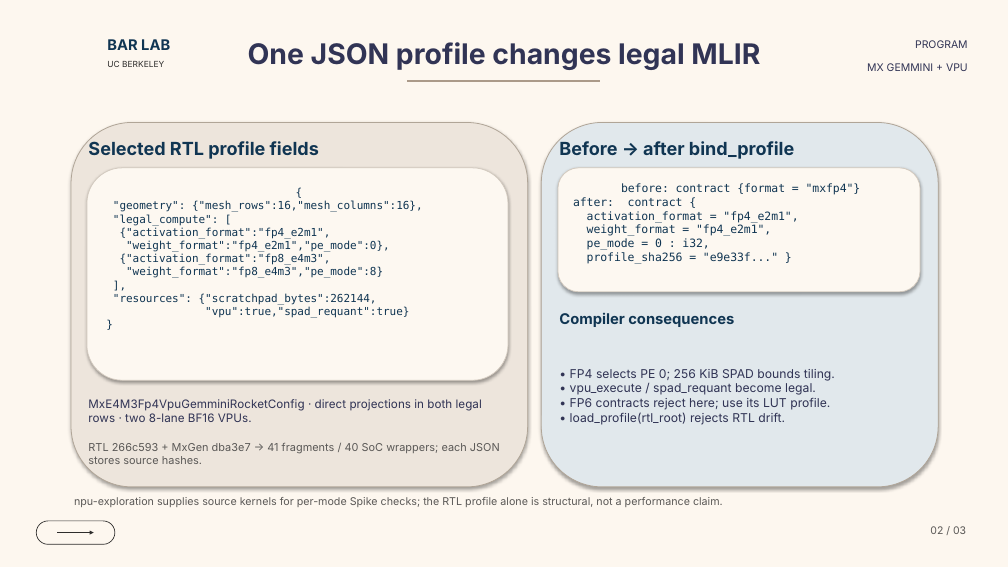
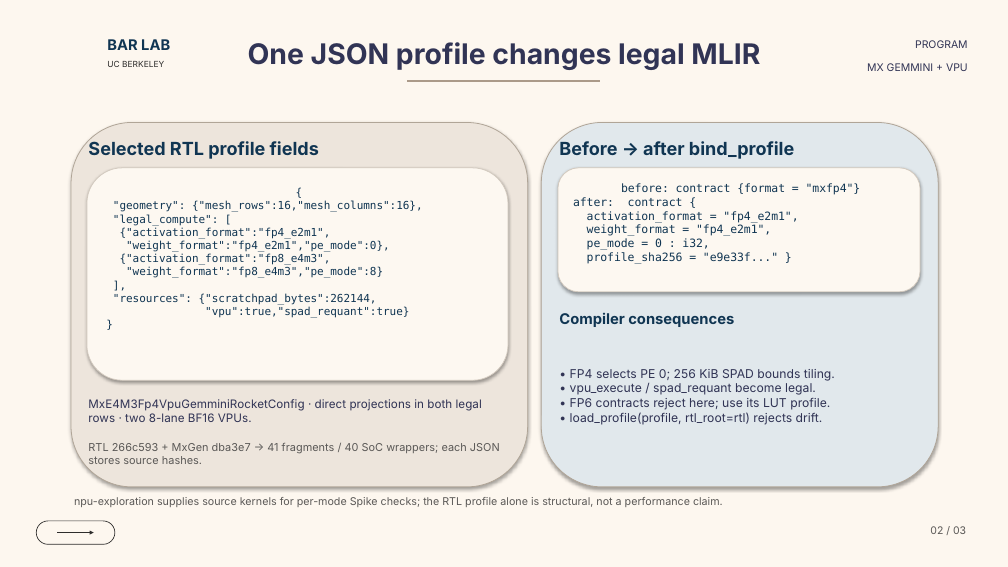
Before and after one commit to ucb-bar/mx-gemmini-mlir, a slide deck: slide 2 of docs/presentations/mx_gemmini_dialect_overview.pptx. Drawn at 1008x567 pixels with LibreOffice and Linux fonts; fonts in the diff are those of the drawing; background and template pictures are left out. Boxes give left, top, right and bottom in pixels: in the first picture for what was removed or moved away, otherwise in the second. Text is boxed around its words. In the diff, an @@ line names an element or a change of style, - is before the commit and + after.

```diff
--- a/docs/presentations/mx_gemmini_dialect_overview.pptx
+++ b/docs/presentations/mx_gemmini_dialect_overview.pptx
@@ text at [570,412,823,425]: text changed @@
-• load_profile(rtl_root) rejects RTL drift.
+• load_profile(profile, rtl_root=rtl) rejects drift.
```
Also in this commit, not shown: 2 other slides changed, 10 other files.
